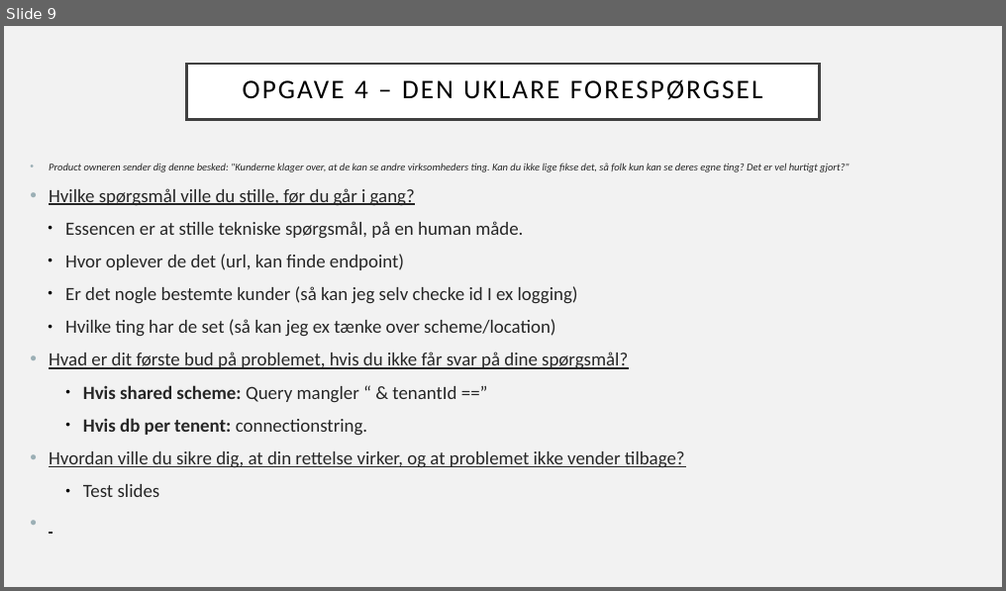
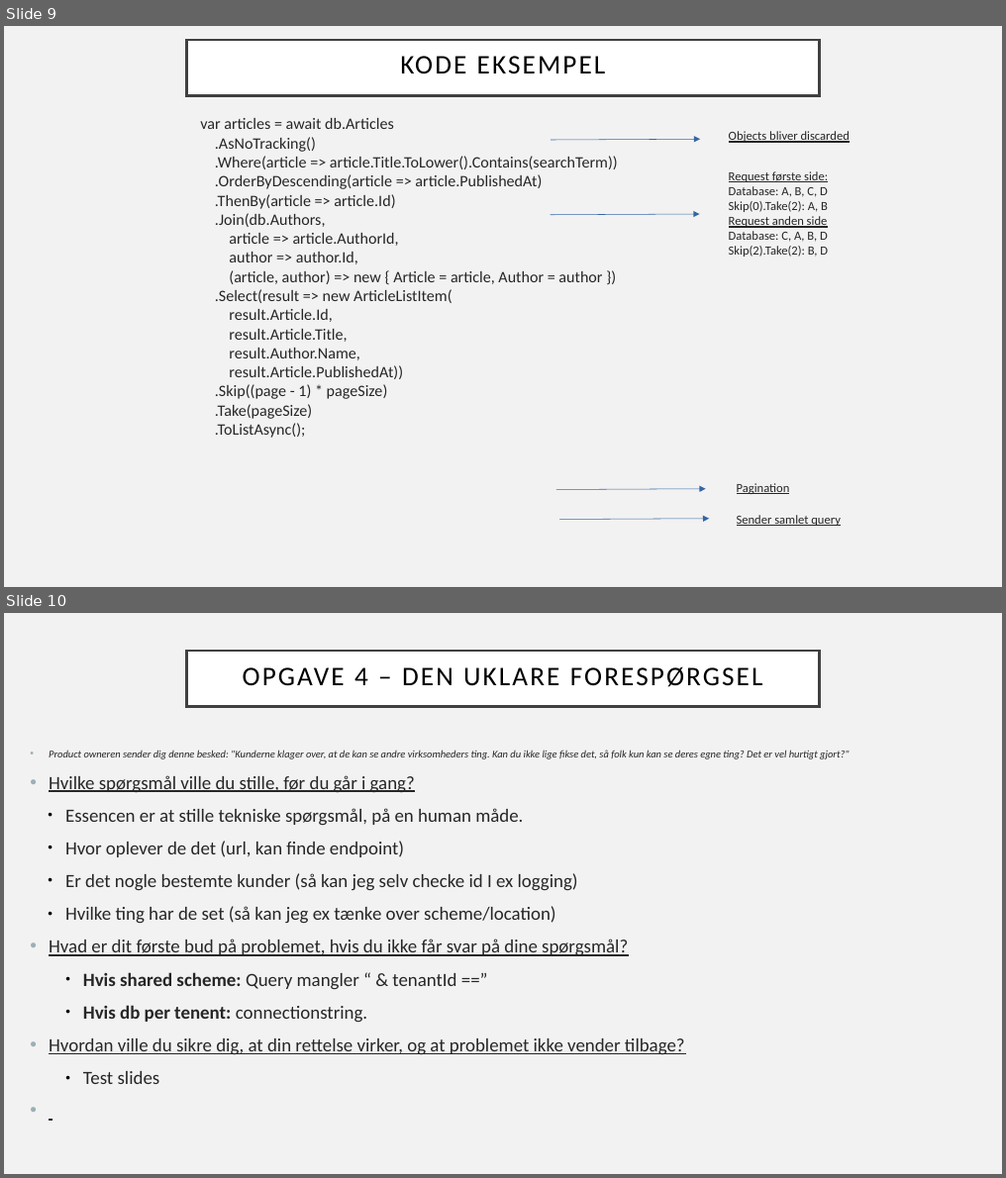
Before and after one commit to Grumlebob/JobInterviewRitzau, a slide deck: Ritzau.odp. Shown one above the other, each under a label of ours: slide 9 before the commit, slides 9 and 10 after it. The pictures are 1006x591 and 1006x1178 pixels, drawn with LibreOffice and Linux fonts; fonts in the diff are those of the drawing. Boxes give left, top, right and bottom in pixels: in the first picture for what was removed or moved away, otherwise in the second. Text is boxed around its words. In the diff, an @@ line names an element or a change of style, - is before the commit and + after.

```diff
--- a/Ritzau.odp
+++ b/Ritzau.odp
@@ slide 9 added at (4,26,1002,587), background #F2F2F2 @@
@@ title added at (187,40,819,95), fill #FFFFFF, outline #404040 2.49 pt, 25.9 pt, text #000000 @@
+KODE EKSEMPEL
@@ text added at (200,118,618,438), 15.3 pt, text #262626 @@
+var articles = await db.Articles
+.AsNoTracking()
+.Where(article => article.Title.ToLower().Contains(searchTerm))
+.OrderByDescending(article => article.PublishedAt)
+.ThenBy(article => article.Id)
+.Join(db.Authors,
+article => article.AuthorId,
+author => author.Id,
+(article, author) => new { Article = article, Author = author })
+.Select(result => new ArticleListItem(
+result.Article.Id,
+result.Article.Title,
+result.Author.Name,
+result.Article.PublishedAt))
+.Skip((page - 1) * pageSize)
+.Take(pageSize)
+.ToListAsync();
@@ arrow added from (550, 140) to (700, 139), #3465A4 0.51 pt @@
@@ text added at (729,131,849,143), 12 pt, text #262626, underline @@
+Objects bliver discarded
@@ text added at (729,172,828,257), 12 pt, text #262626 @@
+Request første side:
+Database: A, B, C, D
+Skip(0).Take(2): A, B
+Request anden side
+Database: C, A, B, D
+Skip(2).Take(2): B, D
@@ arrow added from (550, 215) to (699, 214), #3465A4 0.51 pt @@
@@ arrow added from (556, 490) to (706, 489), #3465A4 0.51 pt @@
@@ text added at (737,483,790,494), 12 pt, text #262626, underline @@
+Pagination
@@ arrow added from (559, 519) to (709, 519), #3465A4 0.51 pt @@
@@ text added at (737,515,841,526), 12 pt, text #262626, underline @@
+Sender samlet query
@@ what was slide 9 is now slide 10 @@
```
Also in this commit, not shown: 8 slides changed, 3 other slides added, 4 other files.
